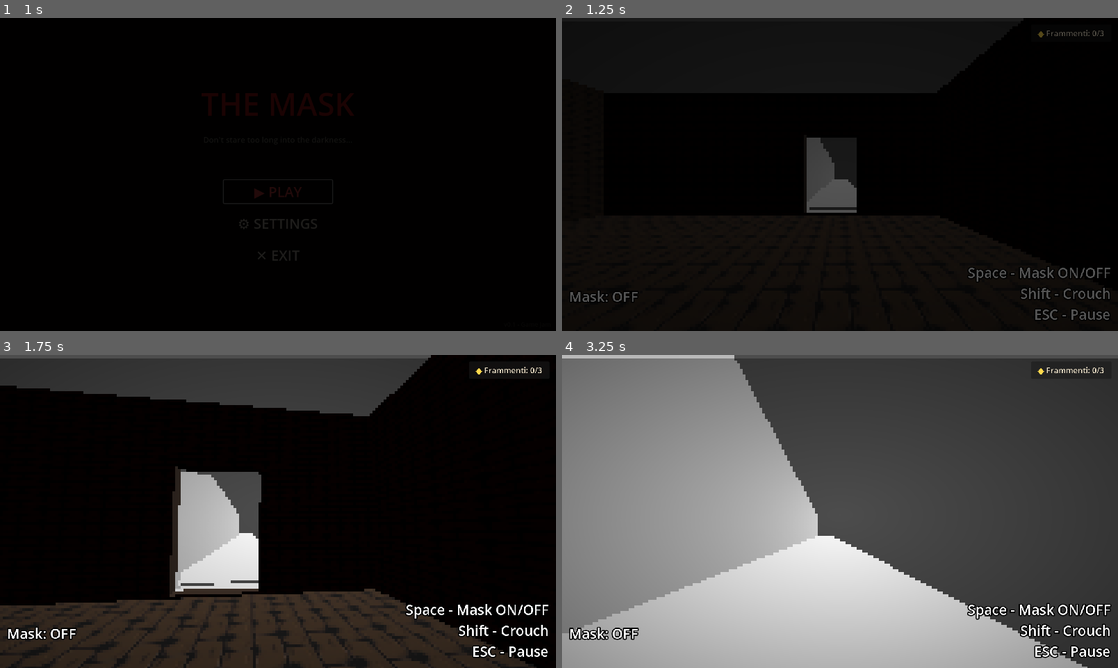
Above: before the commit, frames 1-4 (two rows, left to right).
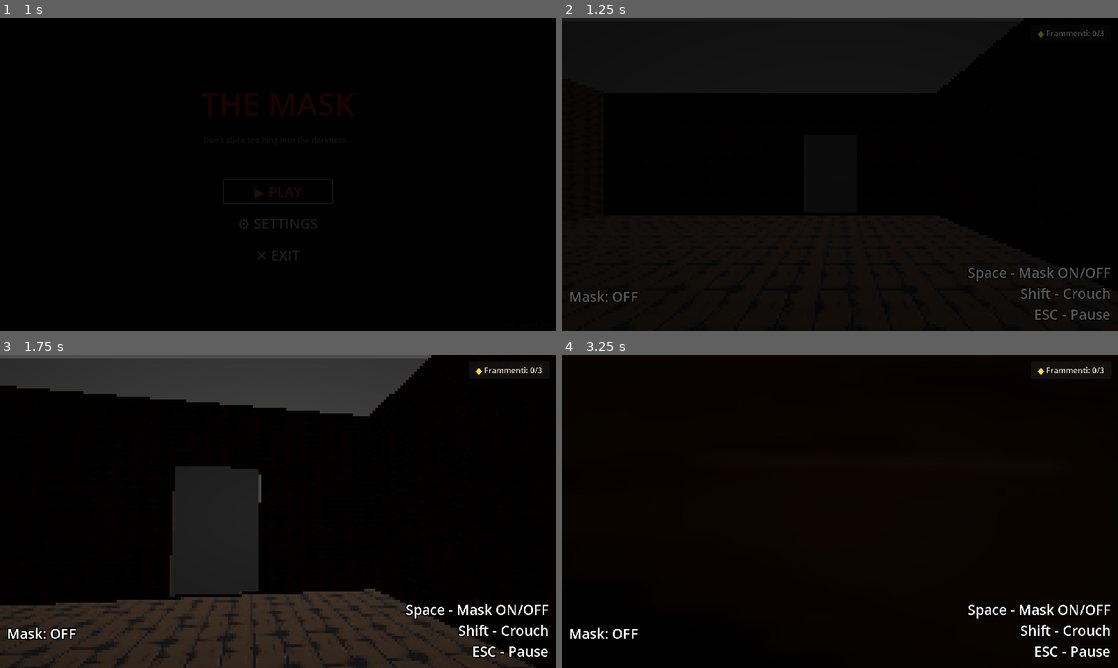
Above: after the commit, the same moments.

Repository: SimoneMicillo/mask-jam-red-devs
Game: Godot game, scene res://UI/MainMenu/main_menu.tscn
Two runs of this game, one before a commit and one after it. Both use one fixed random seed, a clock stepped at 60 frames per second and the inputs below.
Inputs (mouse positions are in pixels of both pictures, inside the frame that each line leads up to):
- Up to frame 1 (1 s): click "▶ PLAY" at 0.5 s
- Up to frame 2 (1.25 s): no input
- Up to frame 3 (1.75 s): tap Enter at 1.25 s; move the mouse to (305, 511) at 1.27 s; hold Up (ui_up) from 1.28 s (still down); hold E (interact) from 1.28 s (still down); click (305, 511) at 1.42 s
- Up to frame 4 (3.25 s): keep holding Up (ui_up); move the mouse to (812, 511) at 2.02 s; release E (interact) at 2.03 s; tap Shift (crouch) at 2.1 s; click (812, 511) at 2.17 s; tap E (interact) at 2.3 s; move the mouse to (851, 505) at 2.77 s; hold E (interact) from 2.78 s (still down); click (851, 505) at 2.92 s

Frame 1 is identical in both runs. In frame 2, 1.4% of the frame differs, in the area x 44-53%, y 38-63%; in frame 3, 5.8%; in frame 4, 97%, in the area x 0-100%, y 0-100%.

Commit message:
Implemented door logic

Diff:
--- a/ComponentNodes/MaskProperties/mask_visual.gd
+++ b/ComponentNodes/MaskProperties/mask_visual.gd
@@ -11,16 +11,23 @@
 	pass
 
 @export var onMaskVisible: bool
+@export var isDoor: bool
 @export var collision: CollisionShape3D
 
 func setVisibility(_flag: bool) -> void:
 	if GameManager.is_mask_on and onMaskVisible:
-		print("po")
 		get_parent().show()
 		collision.disabled = false
 	else:
 		get_parent().hide()
 		collision.disabled = true
+
+	if isDoor and GameManager.is_mask_on:
+		# Implementare logica delle porte; caricare texture porta
+		pass
+	elif isDoor and !GameManager.is_mask_on:
+		#caricare texture muro
+		pass
 
 
 func linkToggleMask() -> void:
--- /dev/null
+++ b/Player/interaction_handler.gd
@@ -0,0 +1,18 @@
+extends Area3D
+
+
+# Called when the node enters the scene tree for the first time.
+func _ready() -> void:
+	pass # Replace with function body.
+
+
+# Called every frame. 'delta' is the elapsed time since the previous frame.
+func _process(delta: float) -> void:
+	pass
+
+var interactingBody: Node3D
+
+func _on_body_entered(body: Node3D) -> void:
+	if body.has_node("Door"):
+		body.get_node("Door").canInteract = true
+		interactingBody = body
--- a/Player/player.gd
+++ b/Player/player.gd
@@ -123,6 +123,10 @@
 	if event.is_action_pressed("ui_cancel") and not GameManager.is_game_over():
 		pause_menu.toggle_pause()
 
+	if event.is_action_pressed("interact"):
+		if $InteractionArea.interactingBody:
+			$InteractionArea.interactingBody.get_node("Door").interacting()
+
 func _on_game_over() -> void:
 	isDead = true
 	dead.emit()
--- a/Player/player.tscn
+++ b/Player/player.tscn
@@ -1,8 +1,9 @@
-[gd_scene load_steps=8 format=3 uid="uid://dyvovyhheeqkm"]
+[gd_scene load_steps=10 format=3 uid="uid://dyvovyhheeqkm"]
 
 [ext_resource type="Script" uid="uid://dmf070vwxscc8" path="res://Player/player.gd" id="1_4flbx"]
 [ext_resource type="Shader" path="res://Player/pixel_shader_test.gdshader" id="2_gwnis"]
 [ext_resource type="Script" uid="uid://0nit1uqh32tc" path="res://Player/camera_component.gd" id="2_onrkg"]
+[ext_resource type="Script" uid="uid://b2y4gfypvb46x" path="res://Player/interaction_handler.gd" id="4_gwnis"]
 
 [sub_resource type="CapsuleShape3D" id="CapsuleShape3D_sh265"]
 
@@ -13,6 +14,8 @@
 shader = ExtResource("2_gwnis")
 
 [sub_resource type="QuadMesh" id="QuadMesh_btcbx"]
+
+[sub_resource type="BoxShape3D" id="BoxShape3D_k53q1"]
 
 [node name="Player" type="CharacterBody3D"]
 script = ExtResource("1_4flbx")
@@ -33,3 +36,14 @@
 
 [node name="CameraComponent" type="Node" parent="."]
 script = ExtResource("2_onrkg")
+
+[node name="InteractionArea" type="Area3D" parent="."]
+transform = Transform3D(1, 0, 0, 0, 1, 0, 0, 0, 1, 0, 0, -0.87437344)
+collision_layer = 0
+collision_mask = 2
+script = ExtResource("4_gwnis")
+
+[node name="CollisionShape3D" type="CollisionShape3D" parent="InteractionArea"]
+shape = SubResource("BoxShape3D_k53q1")
+
+[connection signal="body_entered" from="InteractionArea" to="InteractionArea" method="_on_body_entered"]
--- /dev/null
+++ b/Scenary/door.tscn
@@ -0,0 +1,6 @@
+[gd_scene load_steps=2 format=3 uid="uid://pohwblnk1ir8"]
+
+[ext_resource type="Script" uid="uid://de75x7dw7dhyu" path="res://Scripts/door_logic.gd" id="1_ui1g7"]
+
+[node name="Door" type="Node"]
+script = ExtResource("1_ui1g7")
--- a/Scenary/mappa.tscn
+++ b/Scenary/mappa.tscn
@@ -1,9 +1,10 @@
-[gd_scene load_steps=71 format=4 uid="uid://ct2e0h3wxwujt"]
+[gd_scene load_steps=74 format=4 uid="uid://ct2e0h3wxwujt"]
 
 [ext_resource type="Texture2D" uid="uid://rcsr88fab3jj" path="res://Assets/Textures/floor/old wood v2.jpg" id="1_b34l7"]
 [ext_resource type="PackedScene" uid="uid://bppl16pbx3j84" path="res://Assets/FirtstRoom/piediStallo.tscn" id="1_yaxx7"]
 [ext_resource type="PackedScene" uid="uid://nttu7hw4fvqw" path="res://Assets/3d_models/Chair.fbx" id="2_kdisg"]
 [ext_resource type="PackedScene" uid="uid://cewjrhb4coydt" path="res://ComponentNodes/MaskProperties/mask_visual.tscn" id="4_re1ck"]
+[ext_resource type="PackedScene" uid="uid://pohwblnk1ir8" path="res://Scenary/door.tscn" id="5_rcajr"]
 
 [sub_resource type="StandardMaterial3D" id="StandardMaterial3D_hl3ld"]
 
@@ -572,6 +573,12 @@
 [sub_resource type="BoxShape3D" id="BoxShape3D_kdisg"]
 size = Vector3(2.0488281, 3.0239258, 2.1166382)
 
+[sub_resource type="BoxShape3D" id="BoxShape3D_gm0oh"]
+size = Vector3(4, 6.2, 1)
+
+[sub_resource type="BoxMesh" id="BoxMesh_re1ck"]
+size = Vector3(4, 6.2, 1)
+
 [node name="mappa" type="Node3D"]
 
 [node name="Node3D" type="Node3D" parent="."]
@@ -762,4 +769,20 @@
 onMaskVisible = true
 collision = NodePath("../StaticBody3D/CollisionShape3D")
 
+[node name="DoorFirstScene" type="StaticBody3D" parent="."]
+transform = Transform3D(1.0000001, 0, 0, 0, 1, 0, 0, 0, 1.0000001, -27.787792, -1.4002364, -13.175076)
+collision_layer = 3
+collision_mask = 3
+
+[node name="CollisionShape3D" type="CollisionShape3D" parent="DoorFirstScene"]
+transform = Transform3D(1, 0, 0, 0, 1, 0, 0, 0, 1, 2, 0, 0)
+shape = SubResource("BoxShape3D_gm0oh")
+
+[node name="MeshInstance3D" type="MeshInstance3D" parent="DoorFirstScene"]
+transform = Transform3D(1, 0, 0, 0, 1, 0, 0, 0, 1, 2, 0, 0)
+mesh = SubResource("BoxMesh_re1ck")
+
+[node name="Door" parent="DoorFirstScene" node_paths=PackedStringArray("pivot") instance=ExtResource("5_rcajr")]
+pivot = NodePath("..")
+
 [editable path="Node3D/Chair"]
--- /dev/null
+++ b/Scripts/door_logic.gd
@@ -0,0 +1,28 @@
+extends Node
+
+@export var pivot: StaticBody3D
+var canInteract: bool = false
+var isOpen: bool = false
+
+func setCanInteract(value: bool) -> void:
+	canInteract = value
+	pass
+
+func interacting() -> void:
+	if !isOpen and canInteract:
+		# apri
+		get_tree().create_tween().tween_property(pivot, "rotation:y", 90, .25)
+		isOpen = true
+	elif isOpen and canInteract:
+		# chiudi
+		get_tree().create_tween().tween_property(pivot, "rotation:y", -90, .25)
+		isOpen = false
+
+# Called when the node enters the scene tree for the first time.
+func _ready() -> void:
+	pass # Replace with function body.
+
+
+# Called every frame. 'delta' is the elapsed time since the previous frame.
+func _process(delta: float) -> void:
+	pass
--- a/project.godot
+++ b/project.godot
@@ -81,6 +81,7 @@
 interact={
 "deadzone": 0.2,
 "events": [Object(InputEventKey,"resource_local_to_scene":false,"resource_name":"","device":-1,"window_id":0,"alt_press …(192 unchanged characters)…
+, Object(InputEventMouseButton,"resource_local_to_scene":false,"resource_name":"","device":-1,"window_id":0,"alt_pressed":false,"shift_pressed":false,"ctrl_pressed":false,"meta_pressed":false,"button_mask":0,"position":Vector2(0, 0),"global_position":Vector2(0, 0),"factor":1.0,"button_index":1,"canceled":false,"pressed":false,"double_click":false,"script":null)
 ]
 }
 
Not shown: 2 places in MainScene/main.tscn that only renumber resources
Not shown, added: Player/interaction_handler.gd.uid
Not shown, added: Scripts/door_logic.gd.uid
